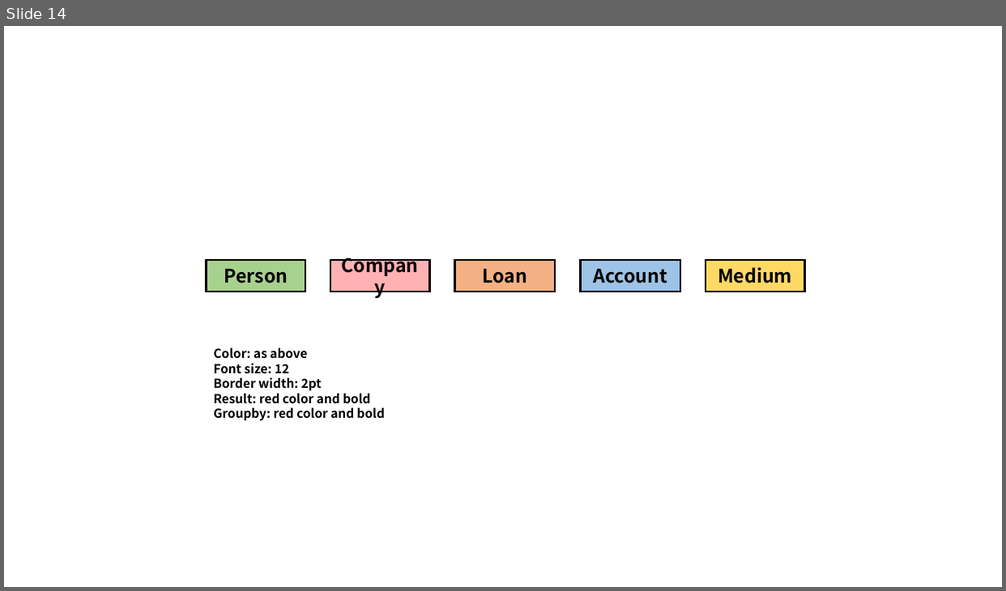
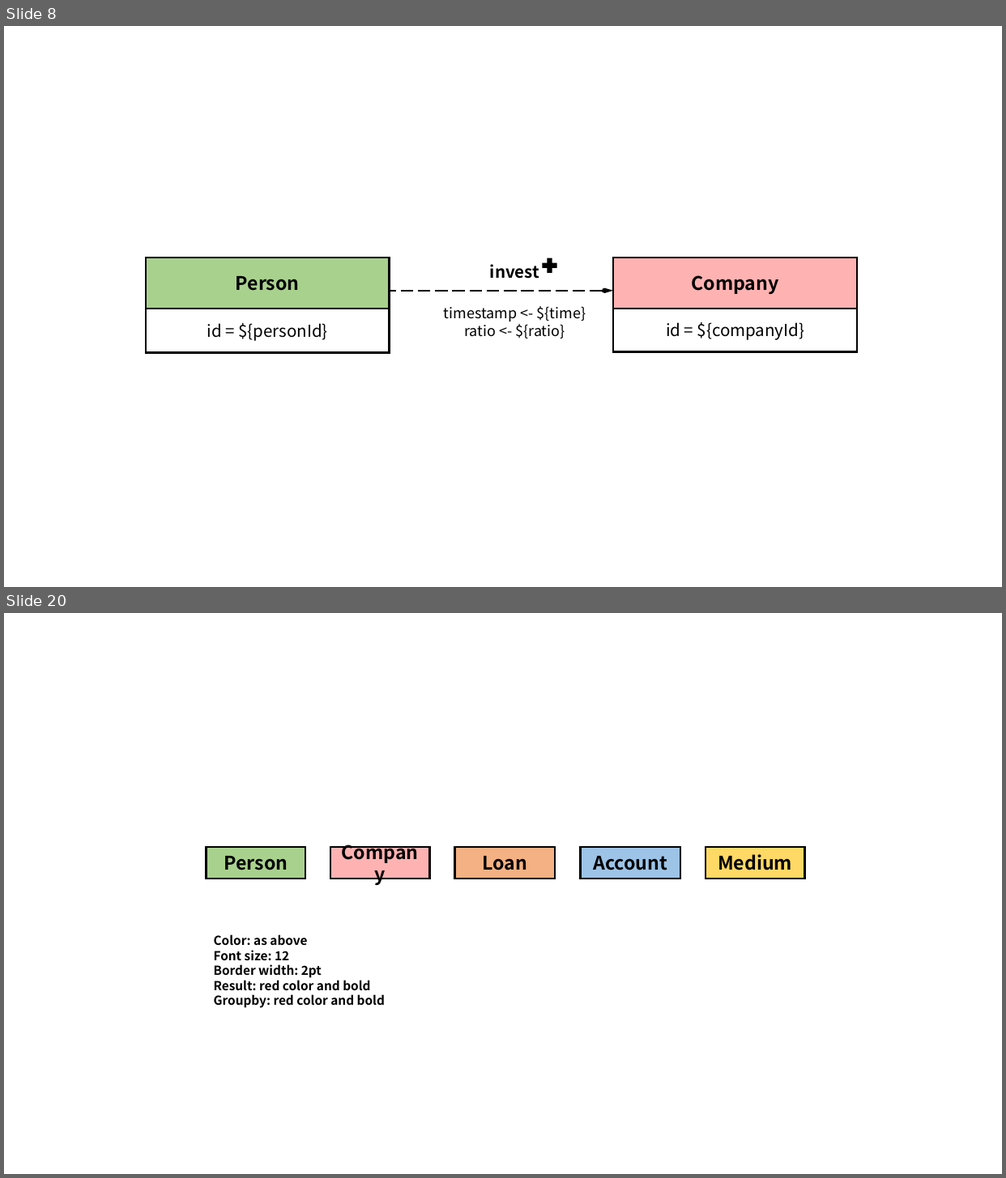
Before and after one commit to ldbc/ldbc_finbench_docs, a slide deck: patterns/transaction-write.pptx. Shown one above the other, each under a label of ours: slide 14 before the commit, slides 8 and 20 after it; the slides between them are not shown. The pictures are 1006x591 and 1006x1178 pixels, drawn with LibreOffice and Linux fonts; fonts in the diff are those of the drawing. Boxes give left, top, right and bottom in pixels: in the first picture for what was removed or moved away, otherwise in the second. Text is boxed around its words. In the diff, an @@ line names an element or a change of style, - is before the commit and + after.

```diff
--- a/patterns/transaction-write.pptx
+++ b/patterns/transaction-write.pptx
@@ slide 8 added at (4,26,1002,587), background #FFFFFF @@
@@ rectangle added at (146,258,390,309), fill #A9D18E, outline #000000 2 pt, 18 pt, text #000000, bold @@
+Person
@@ text added at (490,264,539,279), 16 pt, text #000000, bold @@
+invest
@@ plus added at (543,258,557,273), fill #000000 @@
@@ rectangle added at (613,258,858,309), fill #FF0000 at 30% opacity, outline #000000 2 pt, 18 pt, text #000000, bold @@
+Company
@@ arrow added from (390, 291) to (613, 291), #000000 1.5 pt dashed @@
@@ rectangle added at (146,309,390,353), outline #000000 2 pt, 16 pt, text #000000 @@
+id = ${personId}
@@ text added at (444,306,586,339), 14 pt, text #000000 @@
+timestamp <- ${time}
+ratio <- ${ratio}
@@ rectangle added at (613,309,858,352), outline #000000 2 pt, 16 pt, text #000000 @@
+id = ${companyId}
@@ what was slide 14 is now slide 20 @@
```
Also in this commit, not shown: 13 slides changed, 5 other slides added, 42 other files.
